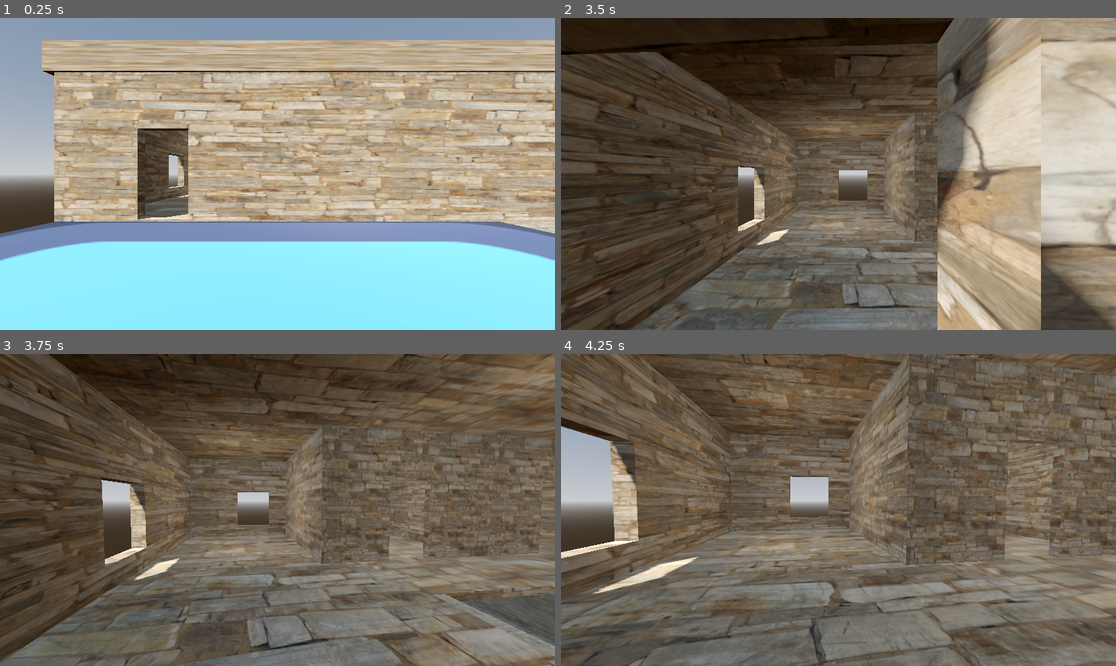
Above: before the commit, frames 1-4 (two rows, left to right).
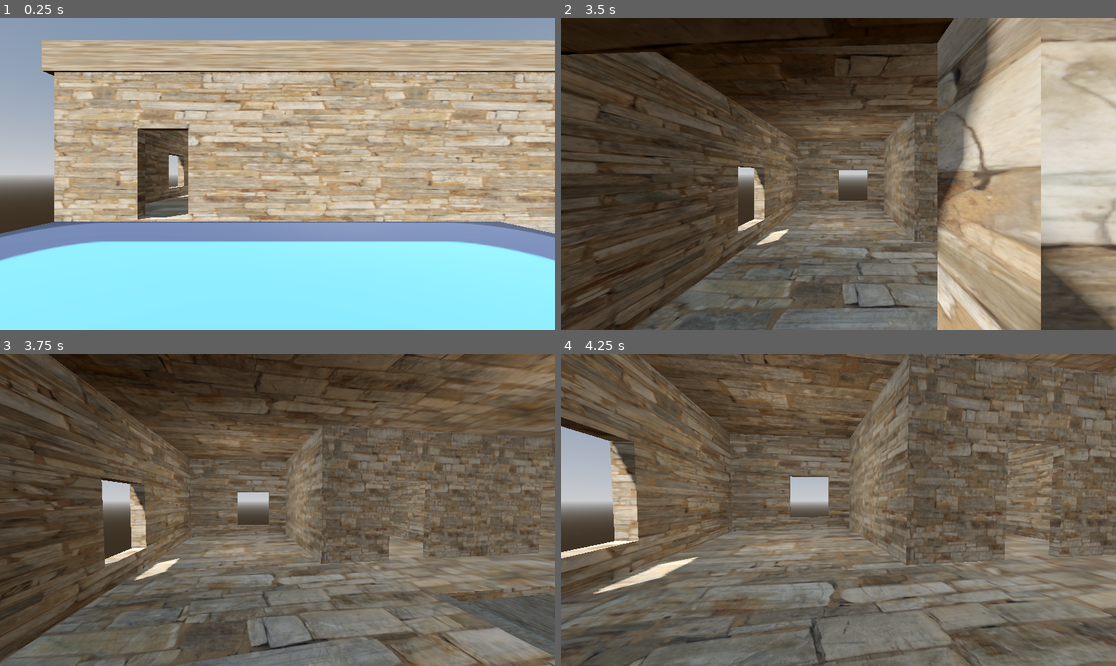
Above: after the commit, the same moments.

Repository: christiannoll/FirstPersonGame
Game: Godot game, scene res://levels/level.tscn
The game is run twice, just before and just after one commit, with the same random seed, the same clock (stepped at 60 frames per second) and the same inputs. The engine's default icon, where the game draws it, is replaced by a stand-in: a white triangle on a blue panel in a dark square.
Inputs (mouse positions are in pixels of both pictures, inside the frame that each line leads up to):
- Up to frame 1 (0.25 s): no input
- Up to frame 2 (3.5 s): tap Enter at 0.5 s; move the mouse to (832, 180) at 0.52 s; hold W (forward) 0.53-2.78 s; tap Space (jump) at 0.77, 1.52, 3.02 s; move the mouse to (877, 177) at 1.27 s; move the mouse to (794, 170) at 2.02 s; move the mouse to (844, 174) at 2.77 s; hold A (left) from 2.78 s (still down)
- Up to frame 3 (3.75 s): move the mouse to (255, 503) at 3.52 s; release A (left) at 3.53 s; hold W (forward) from 3.53 s (still down)
- Up to frame 4 (4.25 s): keep holding W (forward); tap Space (jump) at 3.77 s

Frames 1-2 are identical in both runs. In frame 3, 0.6% of the frame differs, in the area x 78-100%, y 76-97%; in frame 4, nothing differs.

Commit message:
Made the stairs darker

Diff:
--- a/scenery/stairs.tscn
+++ b/scenery/stairs.tscn
@@ -1,6 +1,12 @@
 [gd_scene format=4 uid="uid://it8ldhw0cn7y"]
 
-[ext_resource type="Material" uid="uid://bp43lop5jepdr" path="res://materials/house_material2.tres" id="1_mtq0t"]
+[ext_resource type="Texture2D" uid="uid://bs5u8lbbb7y48" path="res://textures/white_sandstone_bricks_diff_2k.jpg" id="1_mtq0t"]
+
+[sub_resource type="StandardMaterial3D" id="StandardMaterial3D_clrgl"]
+albedo_color = Color(0.68307734, 0.6830774, 0.68307734, 1)
+albedo_texture = ExtResource("1_mtq0t")
+uv1_scale = Vector3(1.5, 1.5, 1.5)
+uv1_triplanar = true
 
 [sub_resource type="StandardMaterial3D" id="StandardMaterial3D_k762u"]
 resource_name = "Material"
@@ -47,7 +53,7 @@
 
 [node name="Cube" type="MeshInstance3D" parent="." unique_id=670337747]
 transform = Transform3D(3.974, 0, 0, 0, 2.544, 0, 0, 0, 1.813, 0, 0, 0)
-material_override = ExtResource("1_mtq0t")
+material_override = SubResource("StandardMaterial3D_clrgl")
 mesh = SubResource("ArrayMesh_sn3d8")
 
 [node name="StaticBody3D" type="StaticBody3D" parent="Cube" unique_id=1539133464]
